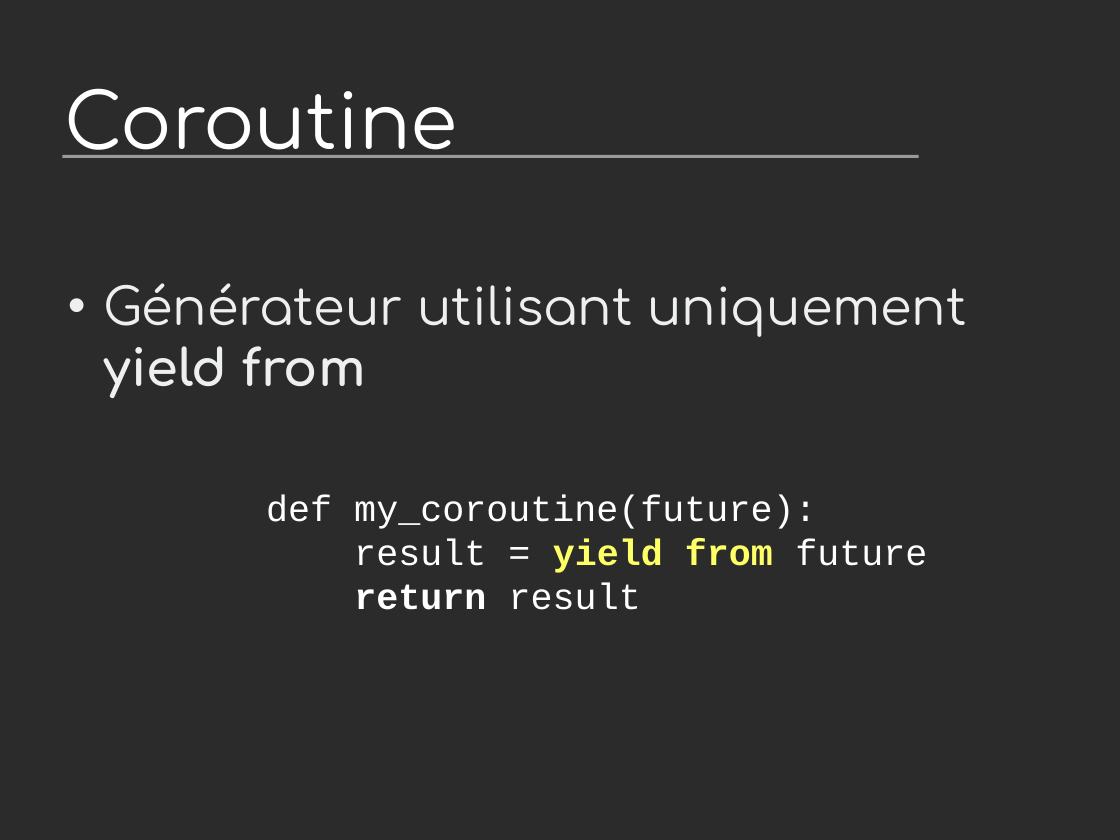
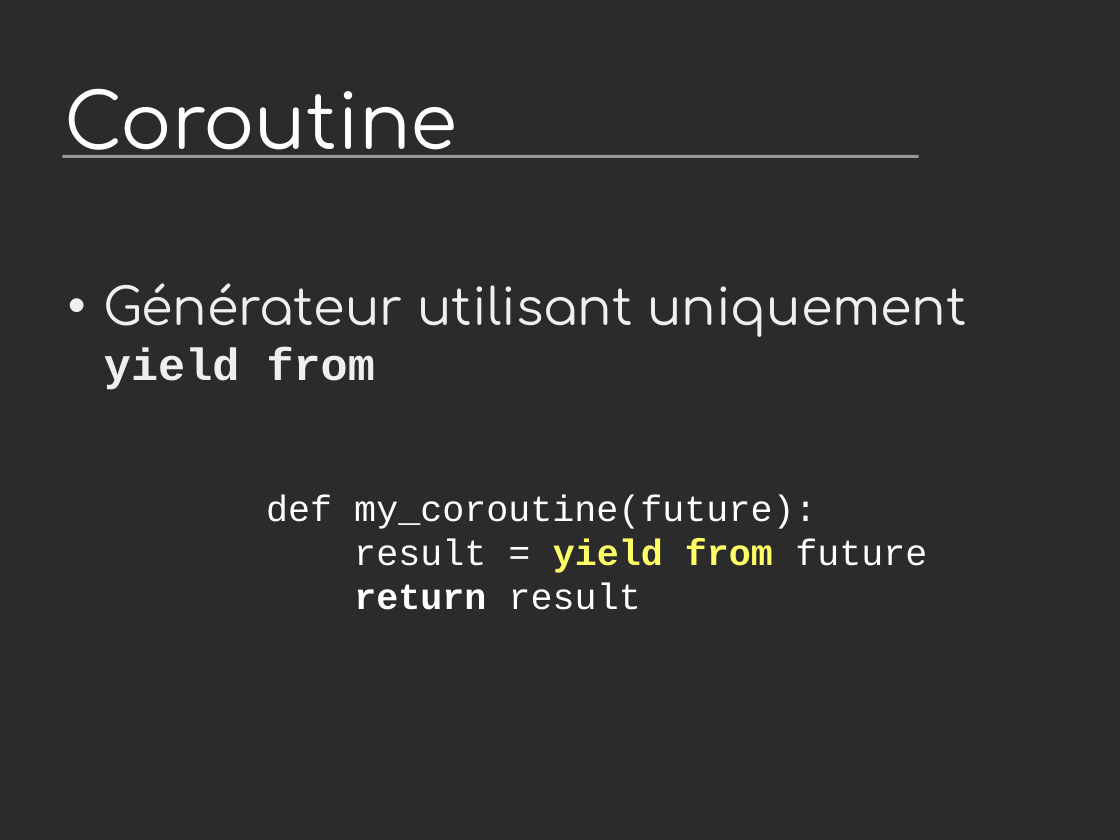
Before and after one commit to vstinner/talks, a slide deck: slide 29 of 2014-Pycon-Lyon/asyncio.odp. Drawn at 1120x840 pixels with LibreOffice and Linux fonts; fonts in the diff are those of the drawing; background and template pictures are left out; a plain dark background stands for a picture behind light text. Boxes give left, top, right and bottom in pixels: in the first picture for what was removed or moved away, otherwise in the second. Text is boxed around its words. In the diff, an @@ line names an element or a change of style, - is before the commit and + after.

```diff
--- a/2014-Pycon-Lyon/asyncio.odp
+++ b/2014-Pycon-Lyon/asyncio.odp
@@ text "Générateur utilisant uniquement yield from" at [104,283,967,390]: size 36 to 32 pt, font Comfortaa to Courier New in "yield from" @@
```
Also in this commit, not shown: 9 other slides changed, 1 slide added, 3 other files.
